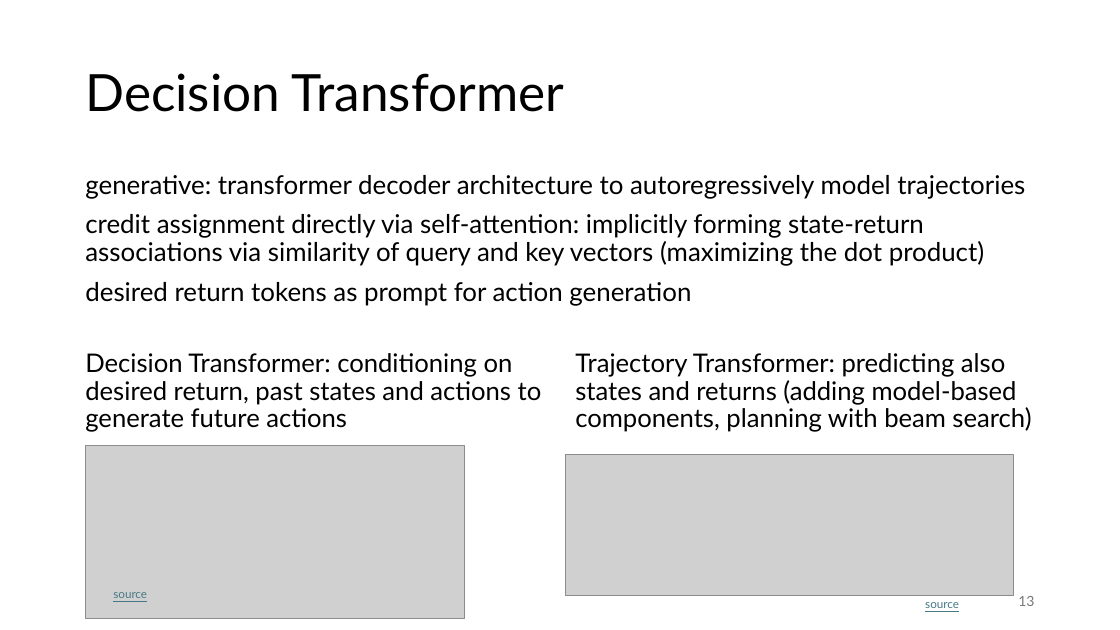
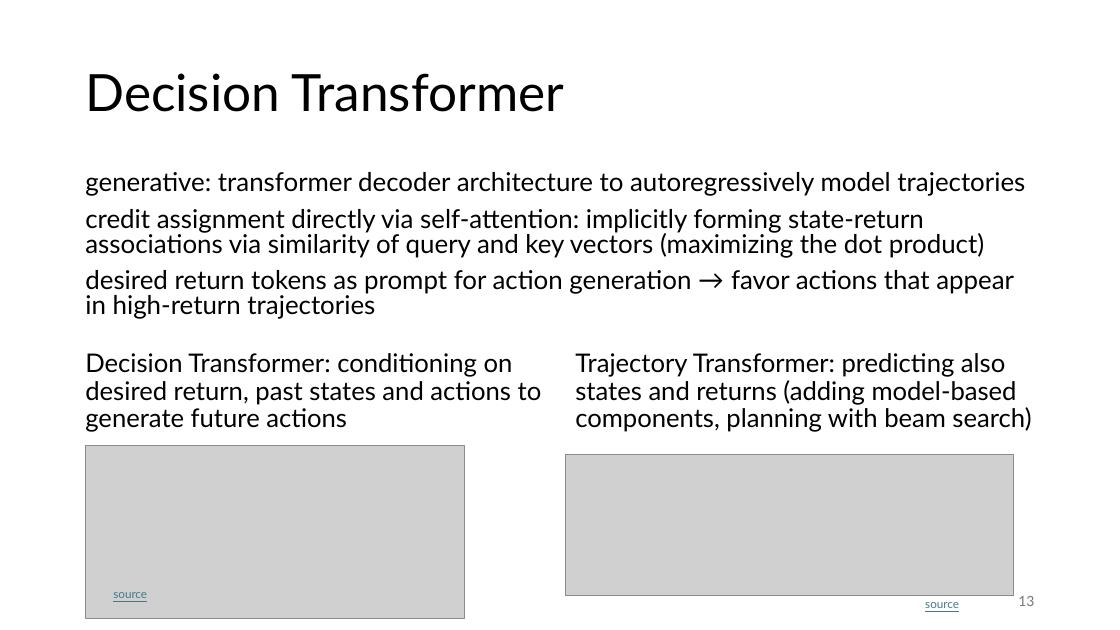
Before and after one commit to FelixWick/reinforcement_learning, a slide deck: slide 13 of slides/5_advanced.pptx. Drawn at 1120x630 pixels with LibreOffice and Linux fonts; fonts in the diff are those of the drawing; grey boxes stand for pictures. Boxes give left, top, right and bottom in pixels: in the first picture for what was removed or moved away, otherwise in the second. Text is boxed around its words. In the diff, an @@ line names an element or a change of style, - is before the commit and + after.

```diff
--- a/slides/5_advanced.pptx
+++ b/slides/5_advanced.pptx
@@ text at bbox=[85, 172, 1025, 258]: line spacing 0.9 to 0.8 @@
@@ text at bbox=[85, 270, 1014, 319]: text changed @@
-desired return tokens as prompt for action generation
+desired return tokens as prompt for action generation → favor actions that appear in high-return trajectories
```
Also in this commit, not shown: 11 other slides changed, 1 slide removed, 1 other file.
